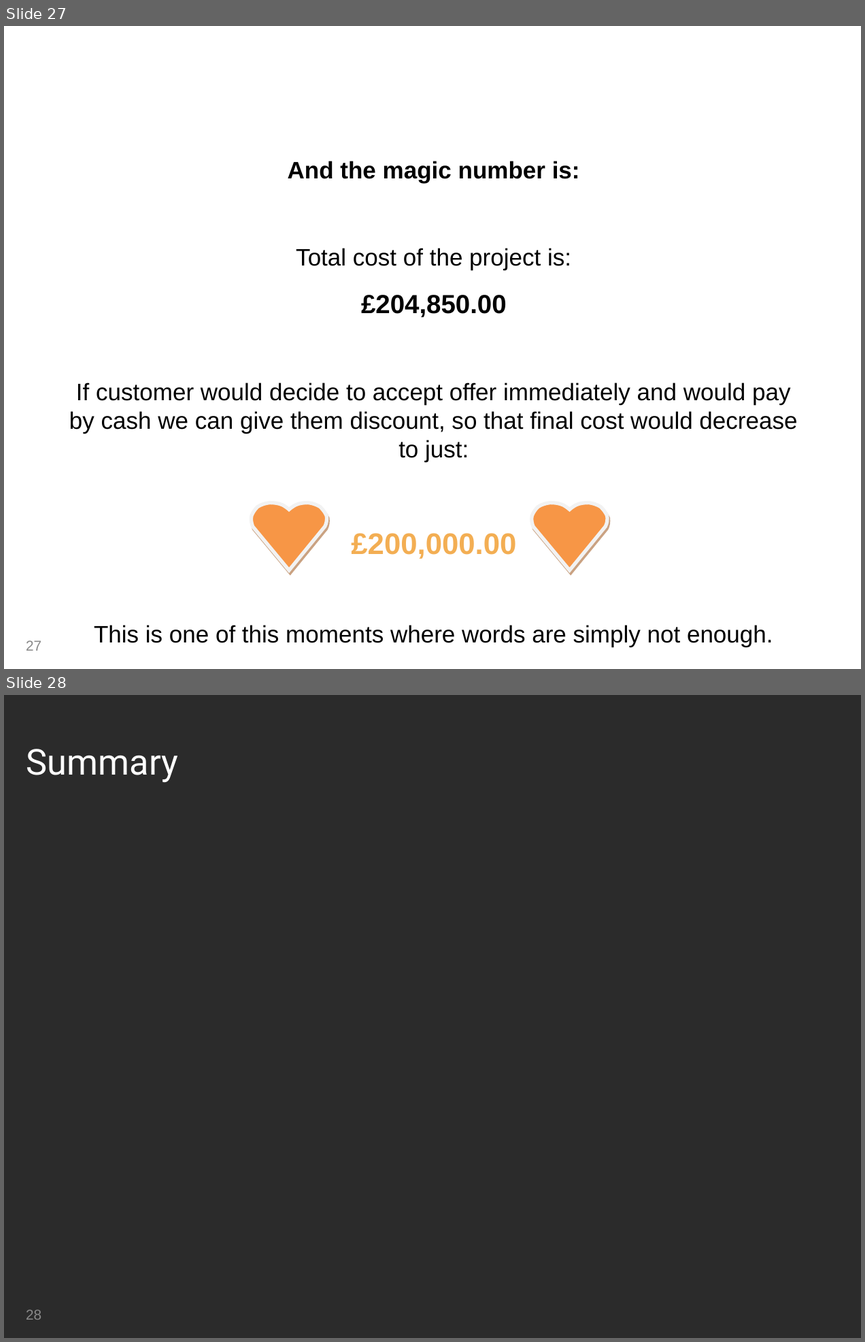
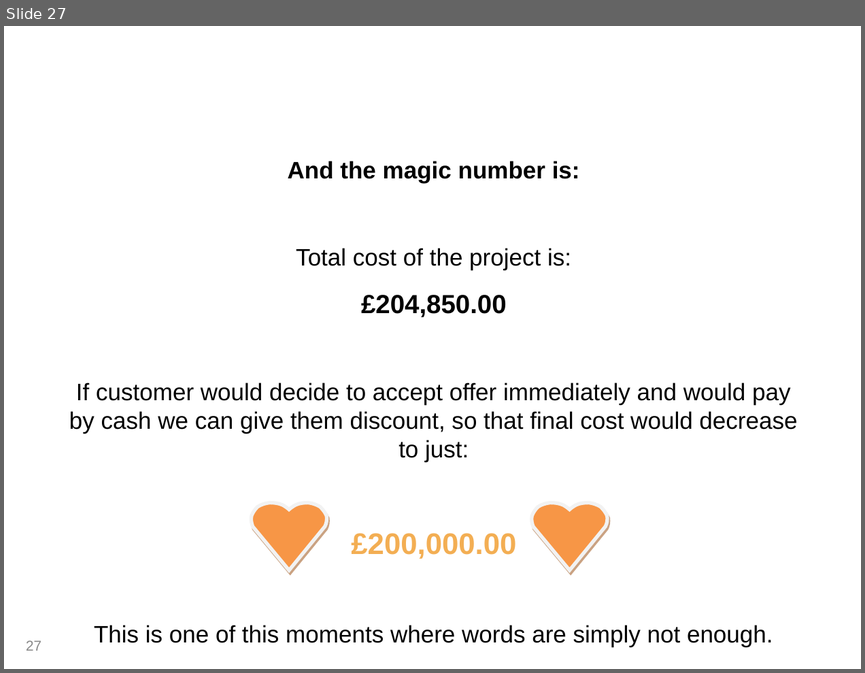
Before and after one commit to mateuszgolab/applications-in-high-end-computing, a slide deck: Presentation/Group Presentation.ppt. Shown one above the other, each under a label of ours: slides 27 and 28 before the commit, slide 27 after it. The pictures are 865x1342 and 865x673 pixels, drawn with LibreOffice and Linux fonts; fonts in the diff are those of the drawing; background and template pictures are left out; a plain dark background stands for a picture behind light text. Boxes give left, top, right and bottom in pixels: in the first picture for what was removed or moved away, otherwise in the second. Text is boxed around its words. In the diff, an @@ line names an element or a change of style, - is before the commit and + after.

```diff
--- a/Presentation/Group Presentation.ppt
+++ b/Presentation/Group Presentation.ppt
@@ slide 28 removed at bbox=[4, 695, 861, 1338], background picture (left out) @@
@@ title removed at bbox=[26, 749, 179, 782] @@
-Summary
@@ rectangle removed at bbox=[652, 1306, 695, 1323] @@
@@ page number removed at bbox=[26, 1309, 41, 1319] @@
-28
```
Also in this commit, not shown: 1 slide changed, 1 slide added.
